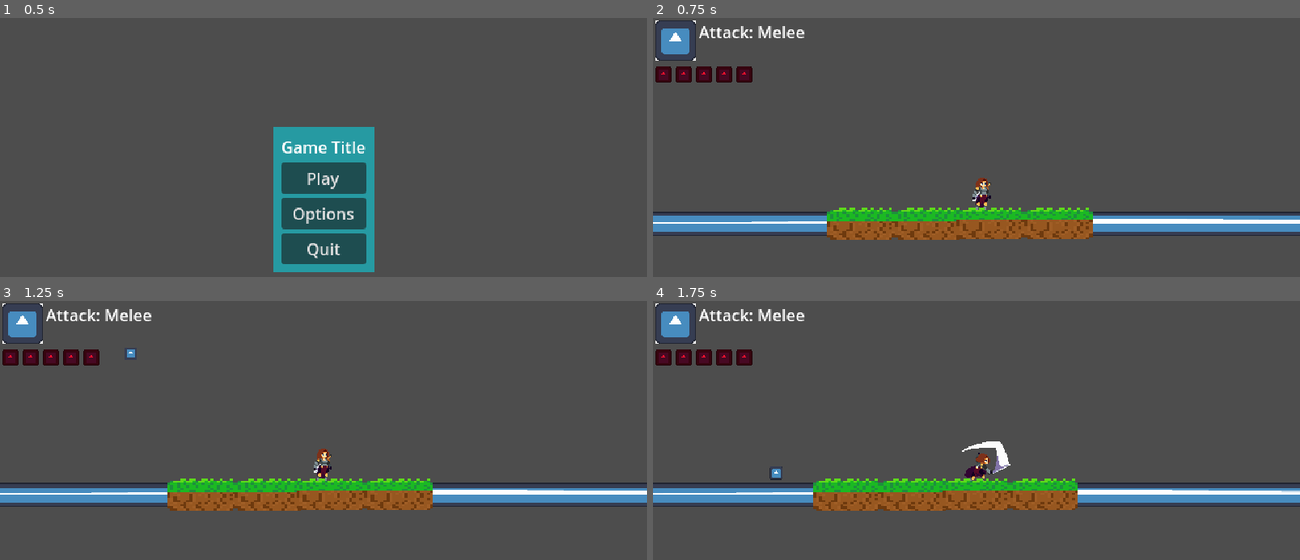
Above: before the commit, frames 1-4 (two rows, left to right).
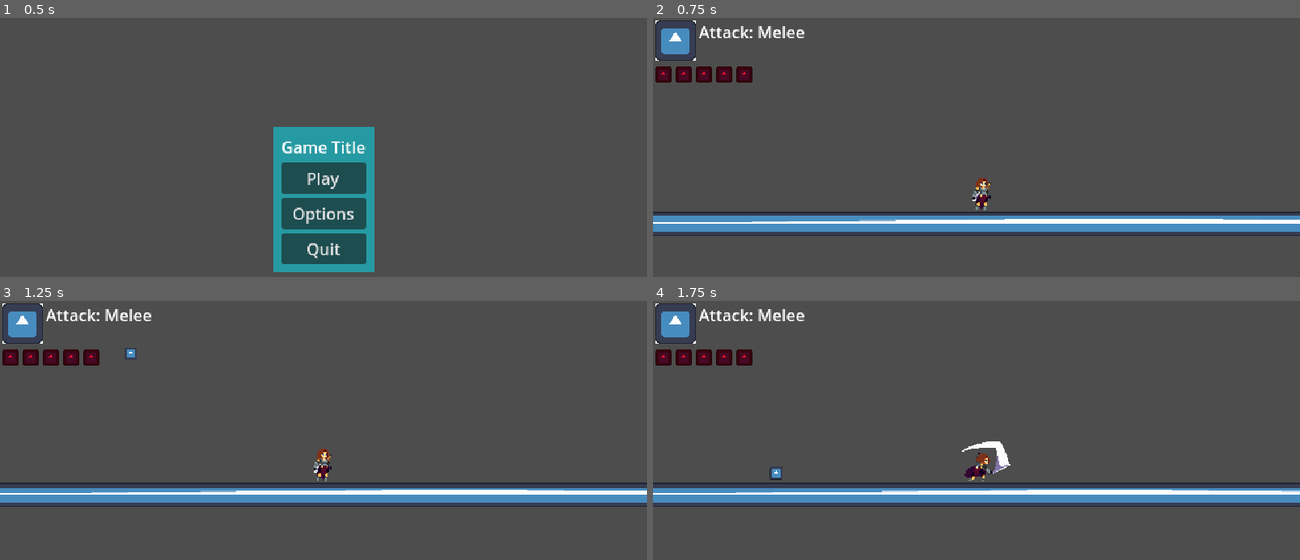
Above: after the commit, the same moments.

Repository: exglegaming/GameJamFighter
Game: Godot game, scene res://scenes/ui/main_menu.tscn
Same seed, same stepped clock (60 frames per second), same inputs: the game is played once before the commit and once after it. The engine's default icon, where the game draws it, is replaced by a stand-in: a white triangle on a blue panel in a dark square.
Inputs (mouse positions are in pixels of both pictures, inside the frame that each line leads up to):
- Up to frame 1 (0.5 s): no input
- Up to frame 2 (0.75 s): click "Play" at 0.5 s
- Up to frame 3 (1.25 s): no input
- Up to frame 4 (1.75 s): move the mouse to (1118, 464) at 1.27 s; hold D (move_right) from 1.28 s (still down); click (1118, 464) at 1.35 s; tap Space (jump) at 1.52 s

Frame 1 is identical in both runs. In frame 2, 4.8% of the frame differs, in the area x 26-68%, y 73-86%; in frame 3, 4.8%; in frame 4, 4.8%.

Commit message:
Revert "Added ground sprite"
This reverts commit 0ca5baf22a1f26a2050e0a512f89f159bbf039a7.

Diff:
--- a/scenes/main.tscn
+++ b/scenes/main.tscn
@@ -7,7 +7,6 @@
 [ext_resource type="PackedScene" uid="uid://bi7s2f0me84a5" path="res://scenes/game_object/player/player.tscn" id="2_sugp2"]
 [ext_resource type="PackedScene" uid="uid://bq4cxljvs0wud" path="res://scenes/game_object/basic_enemy/basic_enemy.tscn" id="4_jyhfs"]
 [ext_resource type="PackedScene" uid="uid://d1kvav2bbo8bh" path="res://scenes/game_object/collectibles/cookies.tscn" id="5_tbgi4"]
-[ext_resource type="Texture2D" uid="uid://dlvv30uyvfvgt" path="res://assets/sprites/Environment/Ground sprite.png" id="5_tipki"]
 
 [sub_resource type="RectangleShape2D" id="RectangleShape2D_jyhfs"]
 size = Vector2(128, 128)
@@ -31,30 +30,6 @@
 scale = Vector2(35.92, 0.1875)
 shape = SubResource("RectangleShape2D_jyhfs")
 
-[node name="GroundSprite" type="Sprite2D" parent="FloorStaticBody2D"]
-z_index = 1
-position = Vector2(70, 351)
-scale = Vector2(3.0625, 2.09375)
-texture = ExtResource("5_tipki")
-
-[node name="GroundSprite2" type="Sprite2D" parent="FloorStaticBody2D"]
-z_index = 1
-position = Vector2(137, 351)
-scale = Vector2(3.0625, 2.09375)
-texture = ExtResource("5_tipki")
-
-[node name="GroundSprite3" type="Sprite2D" parent="FloorStaticBody2D"]
-z_index = 1
-position = Vector2(198, 350.5)
-scale = Vector2(3.0625, 2.09375)
-texture = ExtResource("5_tipki")
-
-[node name="GroundSprite4" type="Sprite2D" parent="FloorStaticBody2D"]
-z_index = 1
-position = Vector2(265, 350.5)
-scale = Vector2(3.0625, 2.09375)
-texture = ExtResource("5_tipki")
-
 [node name="Entities" type="Node2D" parent="." groups=["entities_layer"]]
 
 [node name="Player" parent="Entities" node_paths=PackedStringArray("projectile_container") instance=ExtResource("2_sugp2")]
Binary file removed: assets/sprites/Environment/Ground sprite.png
Not shown, removed: assets/sprites/Environment/Ground sprite.png.import
Not shown: 1 places in scenes/main.tscn that only renumber resources
